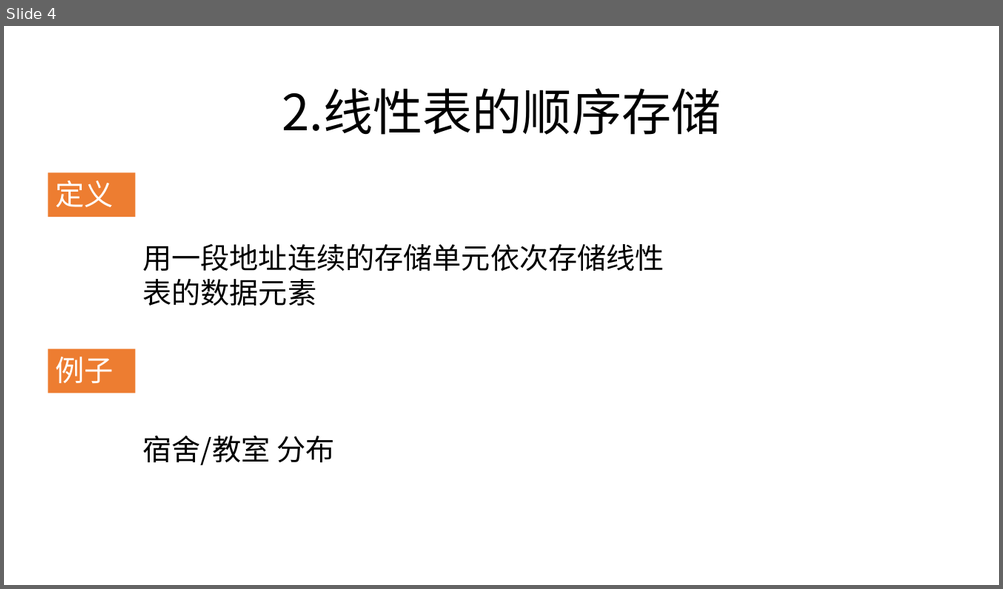
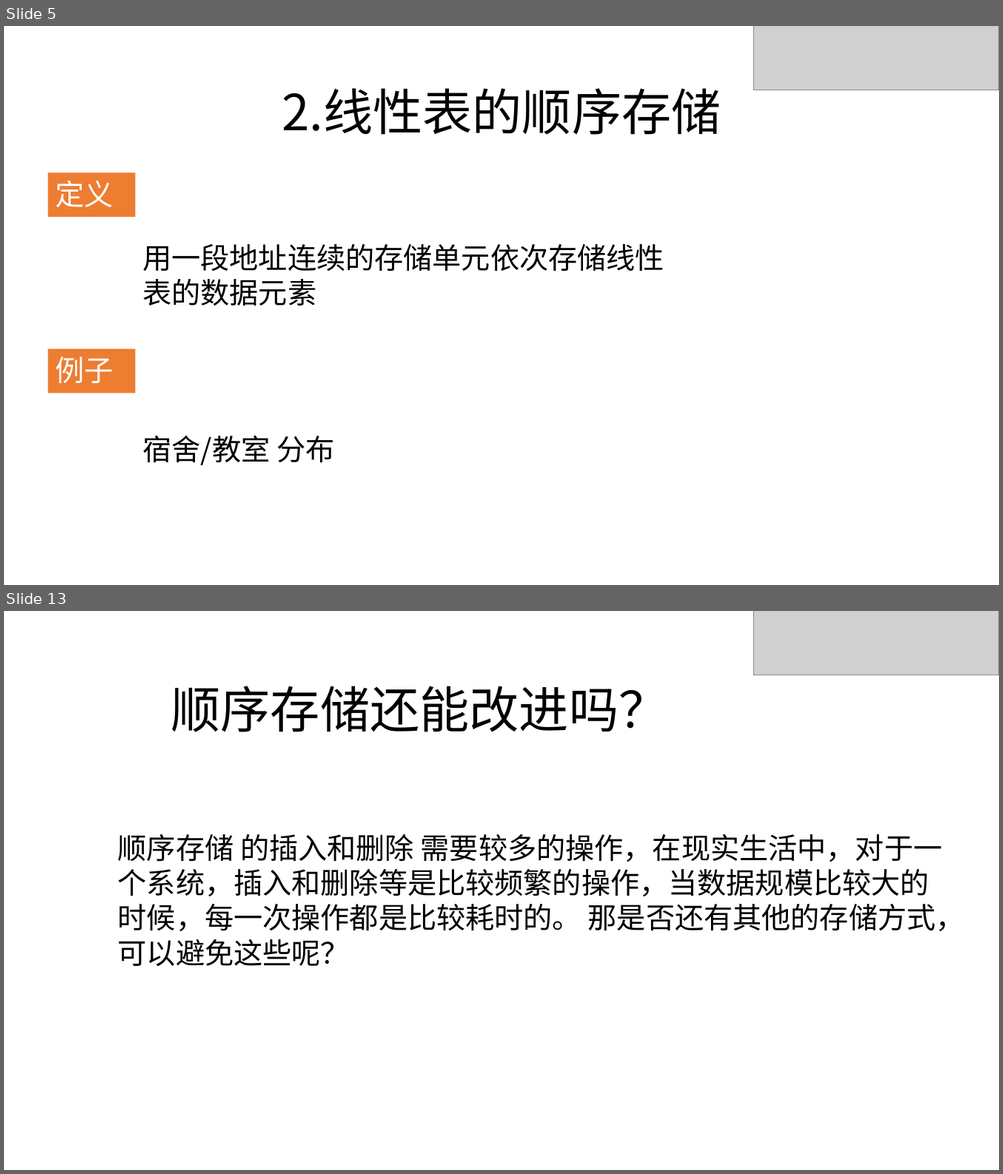
Before and after one commit to zjyesir/hmc_data_structure, a slide deck: 2.线性表.pptx. Shown one above the other, each under a label of ours: slide 4 before the commit, slides 5 and 13 after it; the slides between them are not shown. The pictures are 1003x589 and 1003x1174 pixels, drawn with LibreOffice and Linux fonts; fonts in the diff are those of the drawing; grey boxes stand for pictures; background and template pictures are left out. Boxes give left, top, right and bottom in pixels: in the first picture for what was removed or moved away, otherwise in the second. Text is boxed around its words. In the diff, an @@ line names an element or a change of style, - is before the commit and + after.

```diff
--- a/2.线性表.pptx
+++ b/2.线性表.pptx
@@ slide 13 added at [4, 611, 999, 1170], background picture (left out) @@
@@ picture added at [754, 611, 999, 675] @@
@@ text added at [171, 686, 669, 732], 48 pt, text #000000 @@
+顺序存储还能改进吗？
@@ text added at [118, 834, 965, 966], 28 pt, text #000000 @@
+顺序存储 的插入和删除 需要较多的操作，在现实生活中，对于一个系统，插入和删除等是比较频繁的操作，当数据规模比较大的时候，每一次操作都是比较耗时的。 那是否还有其他的存储方式，可以避免这些呢？
@@ what was slide 4 is now slide 5 @@
@@ slide 5 changed as well @@
@@ picture added at [754, 26, 999, 90] @@
```
Also in this commit, not shown: 8 other slides changed, 18 other slides added, 3 slides removed, 9 other files.
